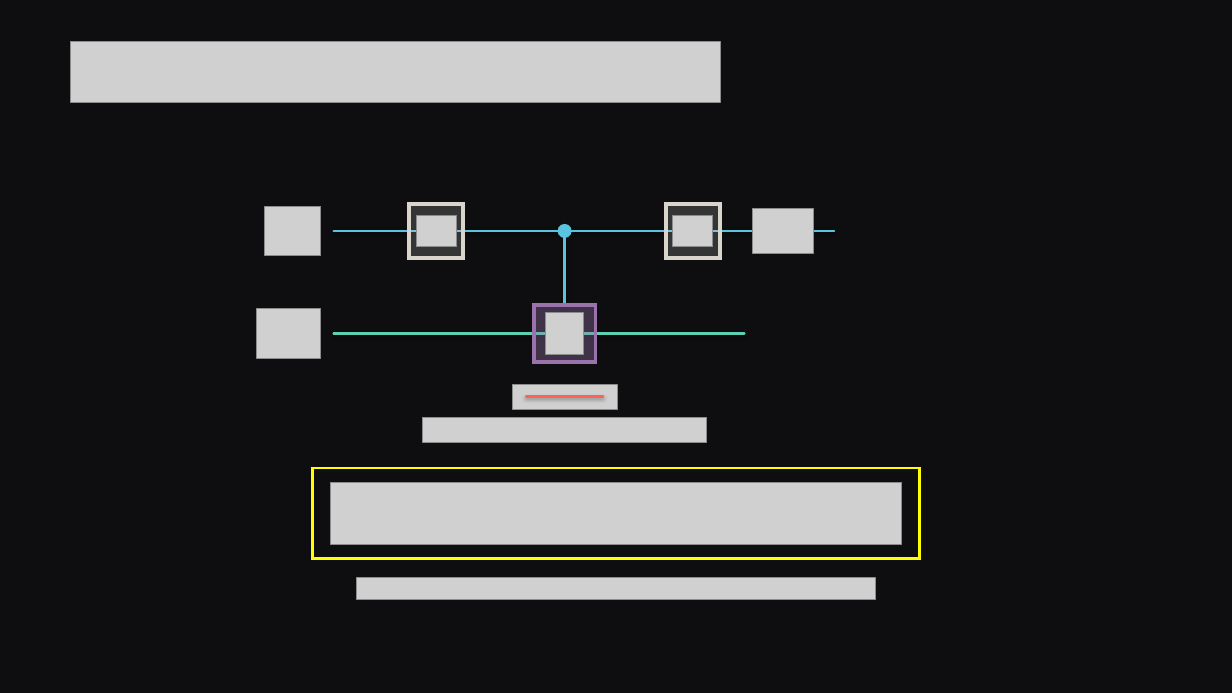
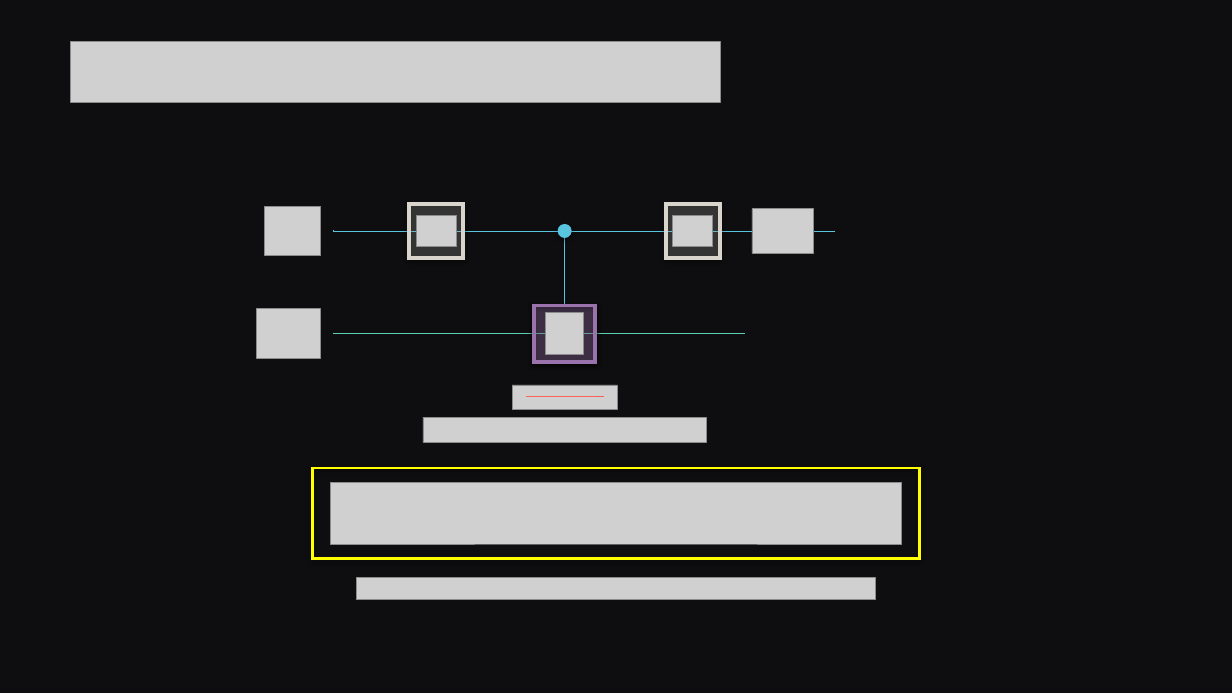
Before and after one commit to mathangip7/Ph534_course_project, a slide deck: slide 14 of presentation/Phase_Estimation_QPE.pptx (slide 15 before the commit). Drawn at 1232x693 pixels with LibreOffice and Linux fonts; fonts in the diff are those of the drawing; grey boxes stand for pictures. Boxes give left, top, right and bottom in pixels: in the first picture for what was removed or moved away, otherwise in the second. Text is boxed around its words. In the diff, an @@ line names an element or a change of style, - is before the commit and + after.

```diff
--- a/presentation/Phase_Estimation_QPE.pptx
+++ b/presentation/Phase_Estimation_QPE.pptx
@@ shadow on in 5 elements at [409,204,463,258], [557,224,571,238], [534,306,596,362], [534,306,596,362], [666,204,720,258] @@
@@ line (334, 231) - (835, 231): stroke #58C4DD 2 pt to #58C4DD 0.75 pt @@
@@ line (565, 231) - (565, 306): stroke #58C4DD 2 pt to #58C4DD 0.75 pt @@
@@ line (334, 334) - (745, 334): stroke #5CD0B3 2 pt to #5CD0B3 0.75 pt @@
@@ line (526, 396) - (604, 396): stroke #FC6255 2 pt to #FC6255 0.75 pt @@
```
Also in this commit, not shown: 11 other slides changed, 3 slides added, 4 slides removed.
